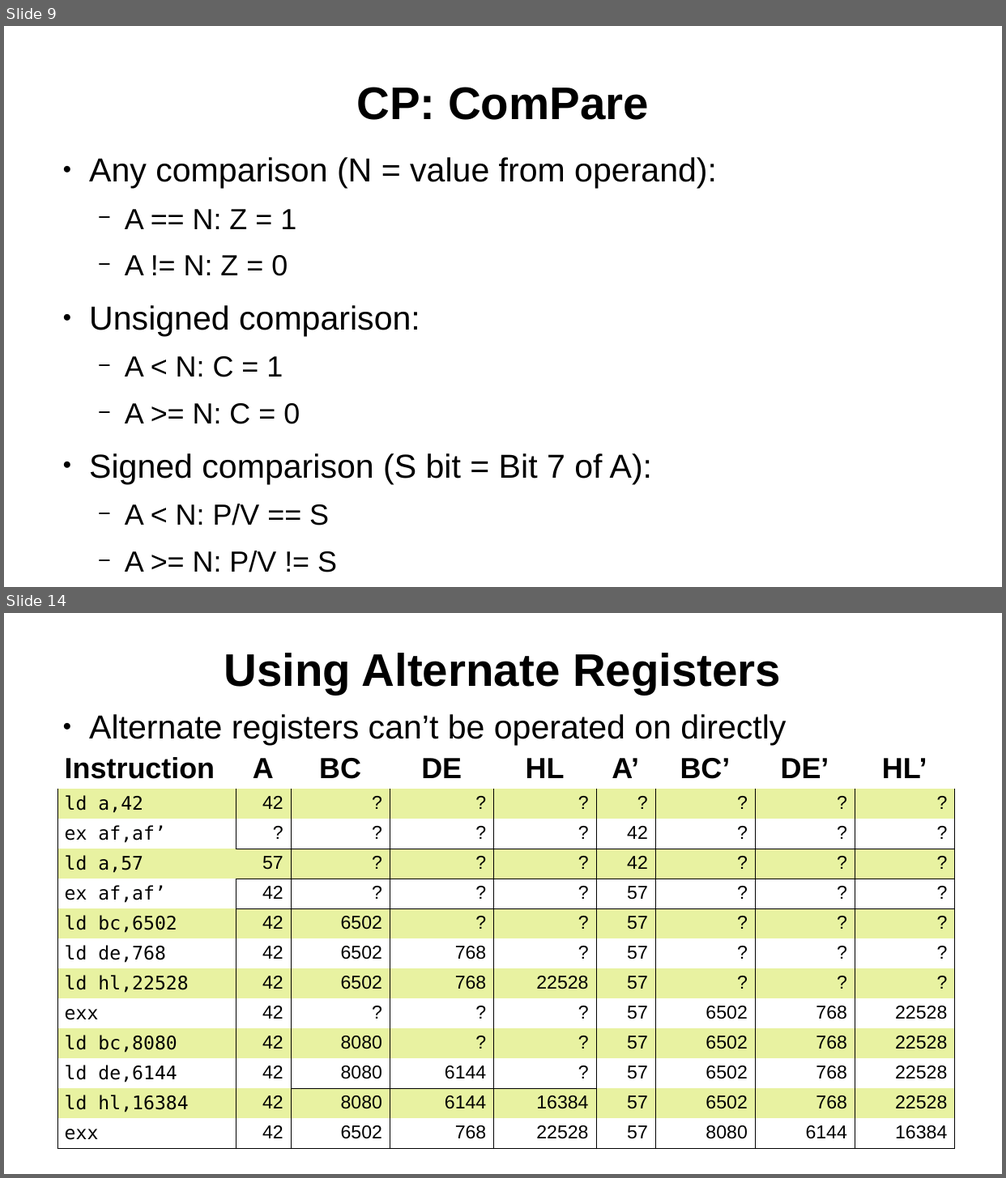
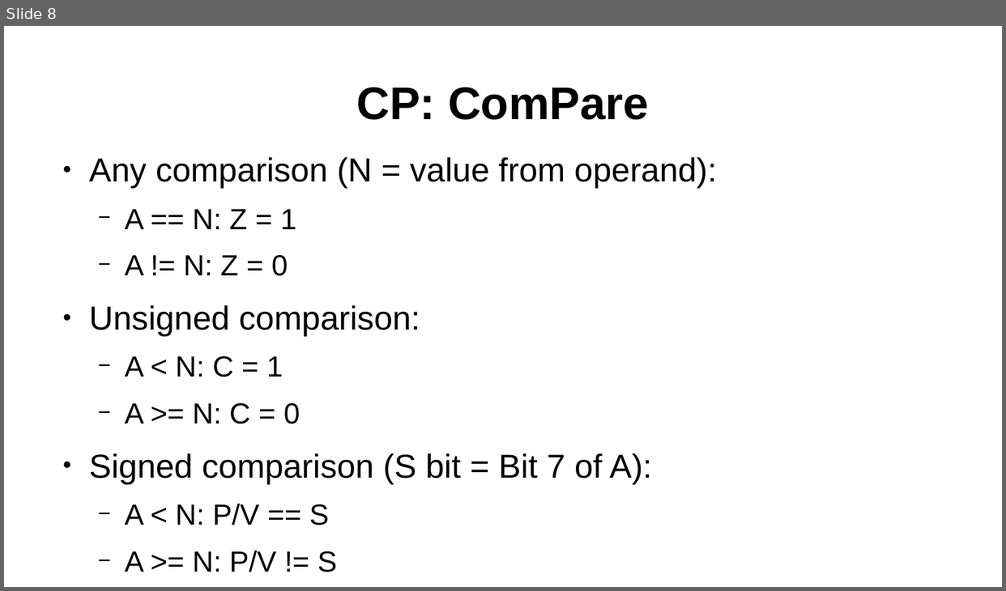
Before and after one commit to SlithyMatt/zxs-assembly-tutorial, a slide deck: Lesson4/Lesson4.odp. Shown one above the other, each under a label of ours: slides 9 and 14 before the commit, slide 8 after it; the slides between them are not shown. The pictures are 1006x1178 and 1006x591 pixels, drawn with LibreOffice and Linux fonts; fonts in the diff are those of the drawing. Boxes give left, top, right and bottom in pixels: in the first picture for what was removed or moved away, otherwise in the second. Text is boxed around its words. In the diff, an @@ line names an element or a change of style, - is before the commit and + after.

```diff
--- a/Lesson4/Lesson4.odp
+++ b/Lesson4/Lesson4.odp
@@ slide 14 removed at (x1=4, y1=613, x2=1002, y2=1174), background #FFFFFF @@
@@ title removed at (x1=224, y1=653, x2=781, y2=694) @@
-Using Alternate Registers
@@ text removed at (x1=89, y1=714, x2=786, y2=746) @@
-● Alternate registers can’t be operated on directly
@@ table removed at (x1=57, y1=739, x2=955, y2=1144), 13 rows, 9 columns @@
-Instruction | A | BC | DE | HL | A’ | BC’ | DE’ | HL’
-ld a,42 | 42 | ? | ? | ? | ? | ? | ? | ?
-ex af,af’ | ? | ? | ? | ? | 42 | ? | ? | ?
-ld a,57 | 57 | ? | ? | ? | 42 | ? | ? | ?
-ex af,af’ | 42 | ? | ? | ? | 57 | ? | ? | ?
-ld bc,6502 | 42 | 6502 | ? | ? | 57 | ? | ? | ?
-ld de,768 | 42 | 6502 | 768 | ? | 57 | ? | ? | ?
-ld hl,22528 | 42 | 6502 | 768 | 22528 | 57 | ? | ? | ?
-exx | 42 | ? | ? | ? | 57 | 6502 | 768 | 22528
-ld bc,8080 | 42 | 8080 | ? | ? | 57 | 6502 | 768 | 22528
-ld de,6144 | 42 | 8080 | 6144 | ? | 57 | 6502 | 768 | 22528
-ld hl,16384 | 42 | 8080 | 6144 | 16384 | 57 | 6502 | 768 | 22528
-exx | 42 | 6502 | 768 | 22528 | 57 | 8080 | 6144 | 16384
@@ what was slide 9 is now slide 8 @@
```
Also in this commit, not shown: 1 slide changed, 6 slides added, 11 other slides removed, 2 other files.
